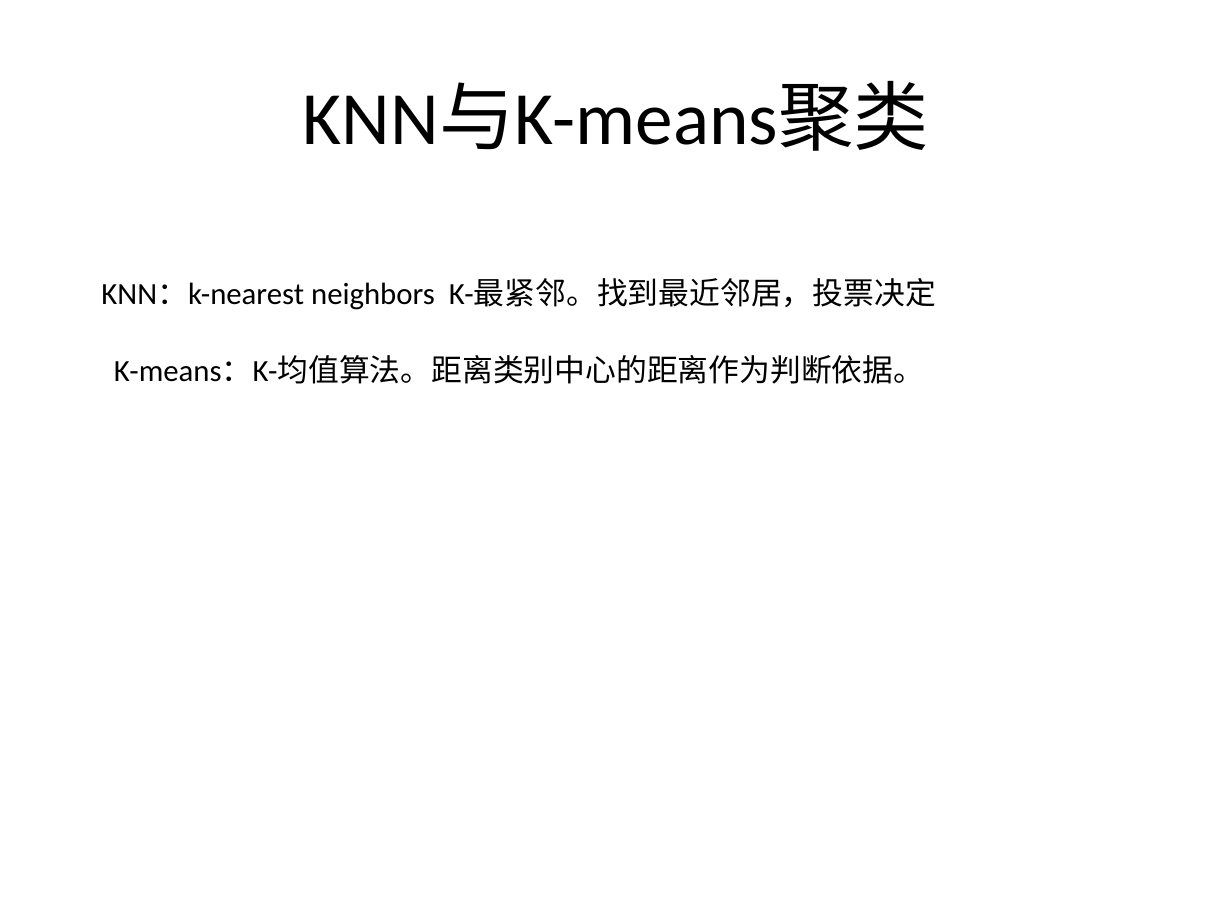
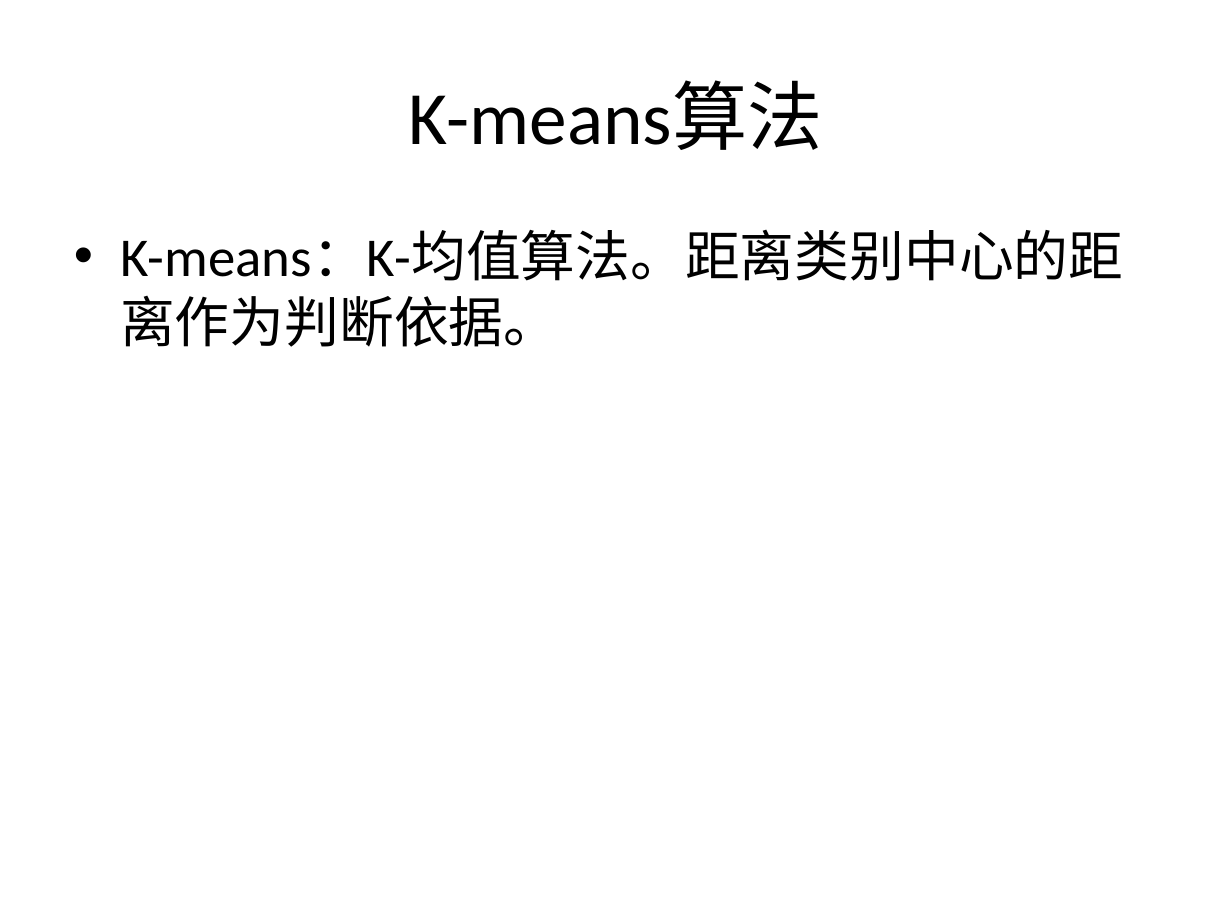
Before and after one commit to BattalionCommander/Python, a slide deck: slide 12 of cls_23聚类算法.pptx (slide 4 before the commit). Drawn at 1232x924 pixels with LibreOffice and Linux fonts; fonts in the diff are those of the drawing; background and template pictures are left out. Boxes give left, top, right and bottom in pixels: in the first picture for what was removed or moved away, otherwise in the second. Text is boxed around its words. In the diff, an @@ line names an element or a change of style, - is before the commit and + after.

```diff
--- a/cls_23聚类算法.pptx
+++ b/cls_23聚类算法.pptx
@@ title at [409,81,823,150]: text changed @@
-KNN与K-means聚类
+K-means算法
@@ text "K-means：K-均值算法。距离类别中心的距离作为判断依据。": place and size @@
-text "K-means：K-均值算法。距离类别中心的距离作为判断依据。" at [114,355,924,384]
+text "K-means：K-均值算法。距离类别中心的距离作为判断依据。" at [120,230,1123,347]
@@ text "K-means：K-均值算法。距离类别中心的距离作为判断依据。" at [120,230,1123,347]: size 18 to 32 pt; bullet none to •; more space between paragraphs @@
@@ text removed at [101,278,936,310] @@
-KNN：k-nearest neighbors K-最紧邻。找到最近邻居，投票决定
```
Also in this commit, not shown: 2 other slides changed, 6 slides added, 3 slides removed, 6 other files.
